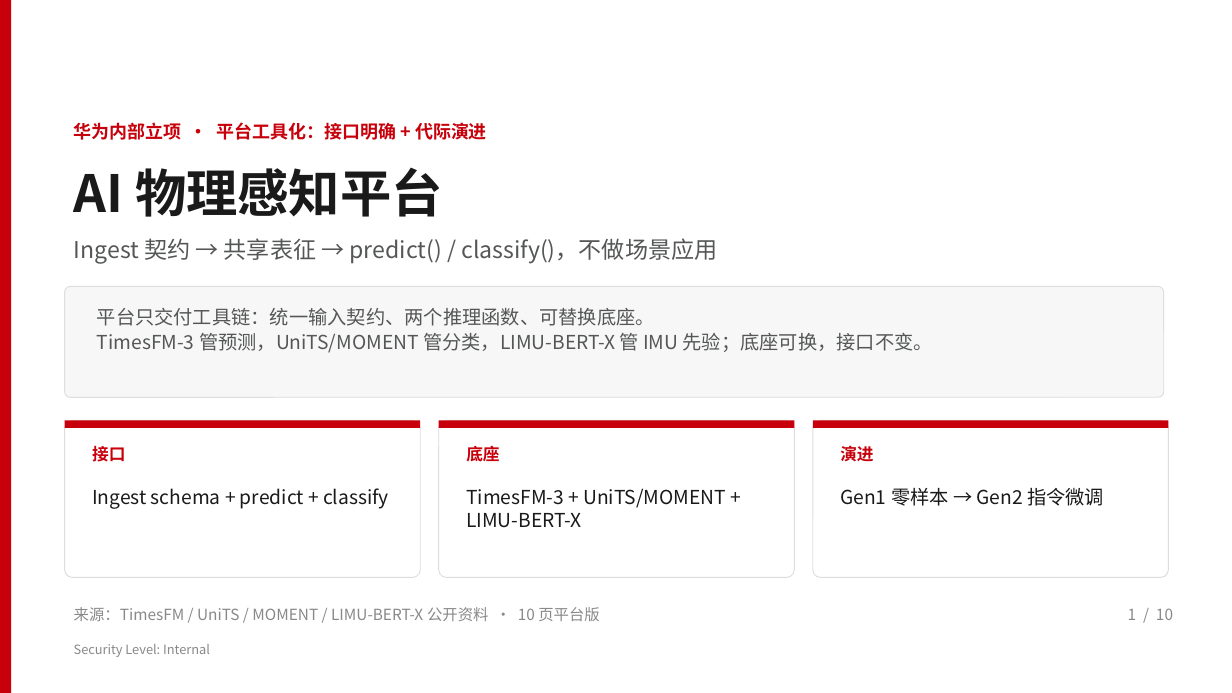
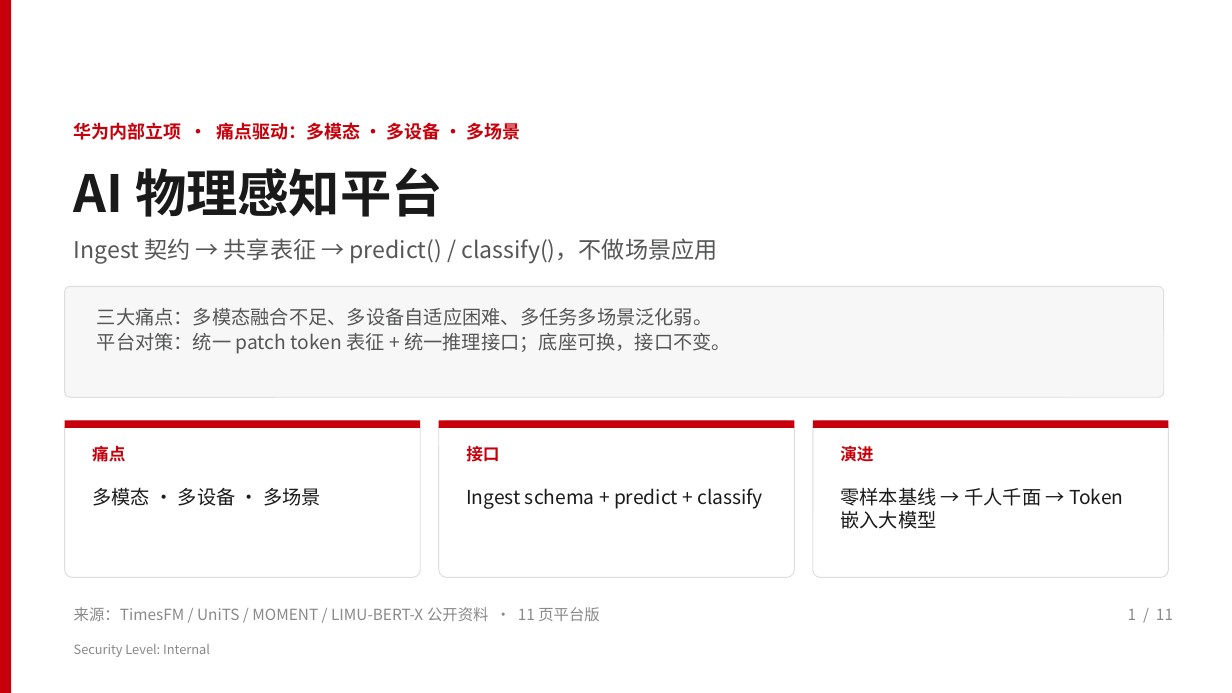
Before and after one commit to zhangrui1123/ai-physical-sensing, a slide deck: slide 1 of AI物理感知平台-华为汇报.pptx. Drawn at 1232x693 pixels with LibreOffice and Linux fonts; fonts in the diff are those of the drawing; background and template pictures are left out. Boxes give left, top, right and bottom in pixels: in the first picture for what was removed or moved away, otherwise in the second. Text is boxed around its words. In the diff, an @@ line names an element or a change of style, - is before the commit and + after.

```diff
--- a/AI物理感知平台-华为汇报.pptx
+++ b/AI物理感知平台-华为汇报.pptx
@@ text at [74,122,521,140]: text changed @@
-华为内部立项 · 平台工具化：接口明确 + 代际演进
+华为内部立项 · 痛点驱动：多模态 · 多设备 · 多场景
@@ text at [97,308,731,354]: text changed @@
-平台只交付工具链：统一输入契约、两个推理函数、可替换底座。
-TimesFM-3 管预测，UniTS/MOMENT 管分类，LIMU-BERT-X 管 IMU 先验；底座可换，接口不变。
+三大痛点：多模态融合不足、多设备自适应困难、多任务多场景泛化弱。
+平台对策：统一 patch token 表征 + 统一推理接口；底座可换，接口不变。
@@ text at [92,446,125,462]: text changed @@
-接口
+痛点
@@ text at [466,445,499,462]: text changed @@
-底座
+接口
@@ text at [92,487,321,506]: text changed @@
-Ingest schema + predict + classify
+多模态 · 多设备 · 多场景
@@ text at [466,488,763,509]: text changed @@
-TimesFM-3 + UniTS/MOMENT + LIMU-BERT-X
+Ingest schema + predict + classify
@@ text at [840,488,1123,529]: text changed @@
-Gen1 零样本 → Gen2 指令微调
+零样本基线 → 千人千面 → Token 嵌入大模型
@@ text at [74,607,600,621]: text changed @@
-来源：TimesFM / UniTS / MOMENT / LIMU-BERT-X 公开资料 · 10 页平台版
+来源：TimesFM / UniTS / MOMENT / LIMU-BERT-X 公开资料 · 11 页平台版
@@ text at [1128,609,1173,620]: text changed @@
-1 / 10
+1 / 11
```
Also in this commit, not shown: 8 other slides changed, 2 slides added, 1 slide removed, 1 other file.
